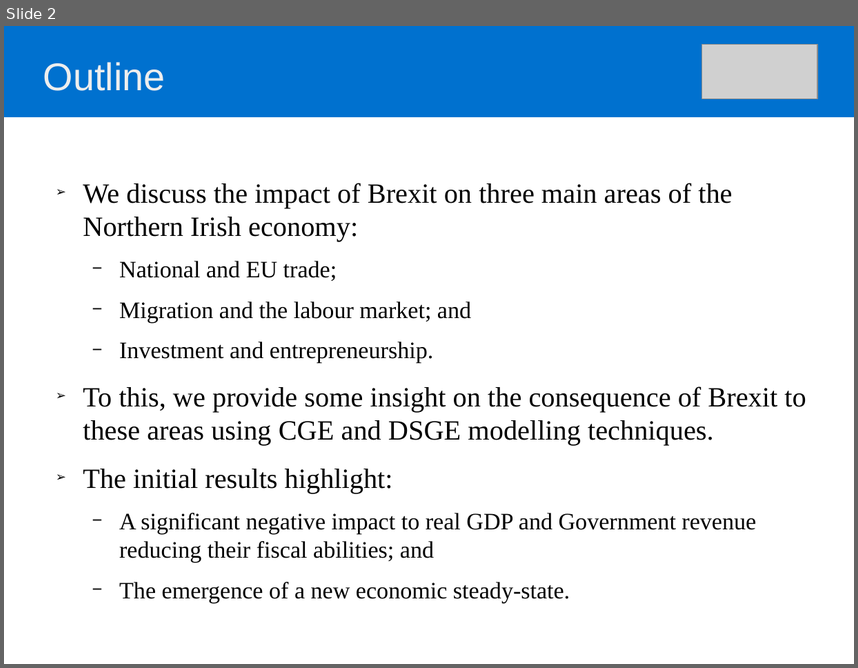
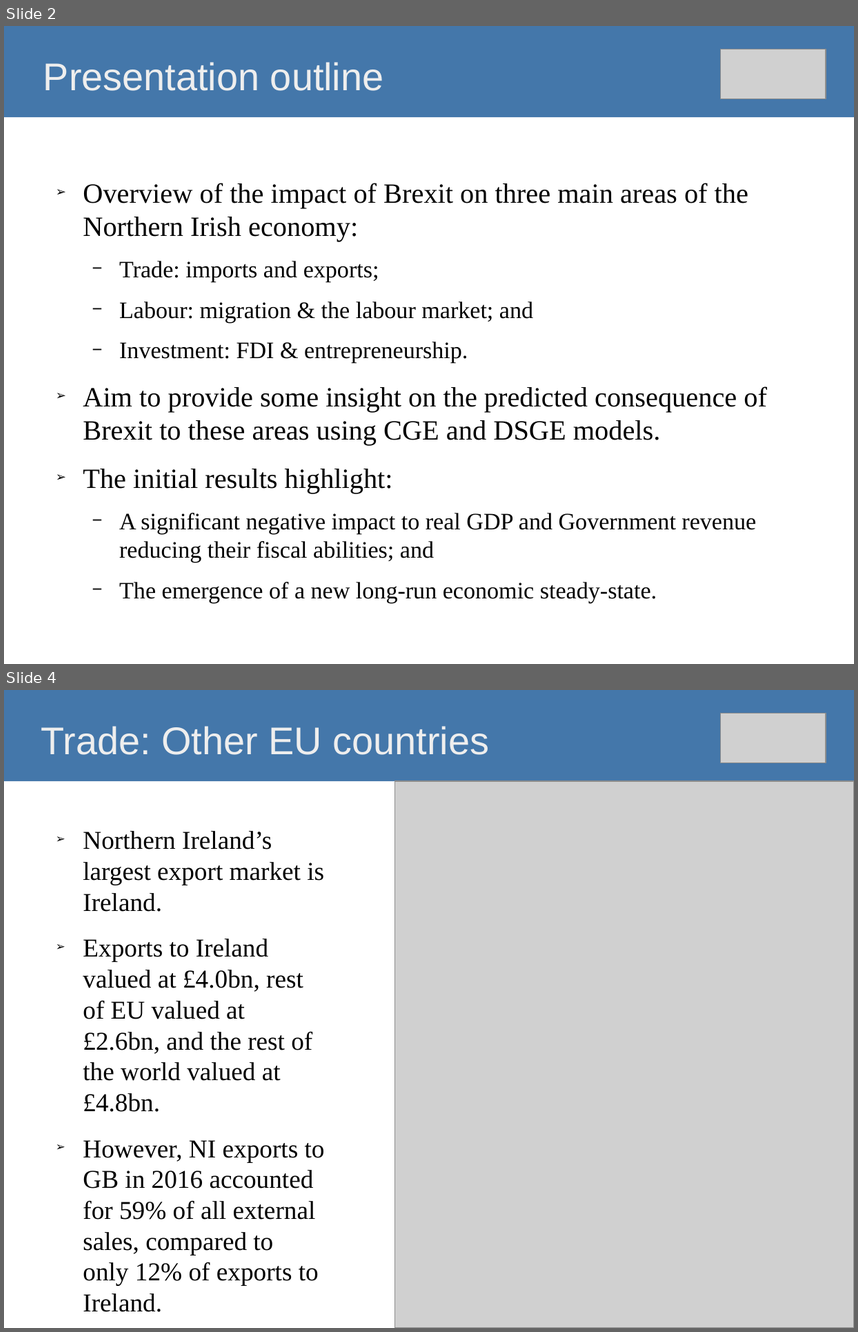
Before and after one commit to O1sims/MigrationNI, a slide deck: presentation/impact-of-brexit-on-ni-economy.odp. Shown one above the other, each under a label of ours: slide 2 before the commit, slides 2 and 4 after it; the slides between them are not shown. The pictures are 858x668 and 858x1332 pixels, drawn with LibreOffice and Linux fonts; fonts in the diff are those of the drawing; grey boxes stand for pictures. Boxes give left, top, right and bottom in pixels: in the first picture for what was removed or moved away, otherwise in the second. Text is boxed around its words. In the diff, an @@ line names an element or a change of style, - is before the commit and + after.

```diff
--- a/presentation/impact-of-brexit-on-ni-economy.odp
+++ b/presentation/impact-of-brexit-on-ni-economy.odp
@@ slide 4 added at (4,690,854,1328), background #FFFFFF @@
@@ title added at (4,690,854,781), fill #4477AA, 36 pt, text #EEEEEE @@
+Trade: Other EU countries
@@ picture added at (721,713,826,763) @@
@@ picture added at (395,781,854,1328) @@
@@ text added at (83,831,325,1285), 24 pt, text #000000 @@
+➢ Northern Ireland’s largest export market is Ireland.
+➢ Exports to Ireland valued at £4.0bn, rest of EU valued at £2.6bn, and the rest of the world valued at £4.8bn.
+➢ However, NI exports to GB in 2016 accounted for 59% of all external sales, compared to only 12% of exports to Ireland.
@@ slide 2 changed as well @@
@@ title "Presentation outline" at (4,26,854,117): fill #0071CF to #4477AA @@
@@ title at (43,62,384,91): text changed @@
-Outline
+Presentation outline
@@ picture: place and size @@
-picture at (703,45,819,99)
+picture at (721,49,826,99)
@@ text at (83,183,767,445): text changed @@
-➢ We discuss the impact of Brexit on three main areas of the Northern Irish economy:
-  − National and EU trade;
-  − Migration and the labour market; and
-  − Investment and entrepreneurship.
-➢ To this, we provide some insight on the consequence of Brexit to these areas using CGE and DSGE modelling techniques.
+➢ Overview of the impact of Brexit on three main areas of the Northern Irish economy:
+  − Trade: imports and exports;
+  − Labour: migration & the labour market; and
+  − Investment: FDI & entrepreneurship.
+➢ Aim to provide some insight on the predicted consequence of Brexit to these areas using CGE and DSGE models.
@@ text at (119,581,657,603): text changed @@
-  − The emergence of a new economic steady-state.
+  − The emergence of a new long-run economic steady-state.
```
Also in this commit, not shown: 2 other slides changed, 10 other slides added.
